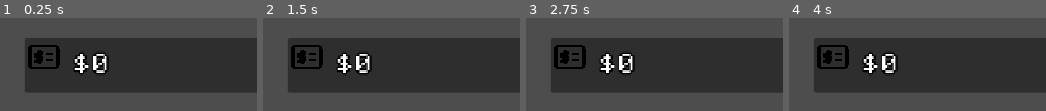
Above: before the commit, frames 1-4 (left to right).
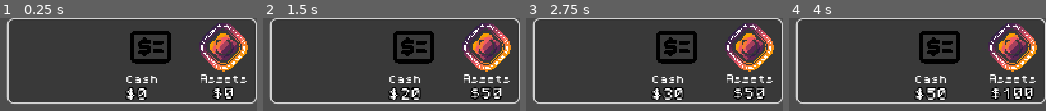
Above: after the commit, the same moments.

Repository: MissionToPsyche-Platinum/platinum_24d_game_psycheopoly-psb
Game: Godot game, scene res://ui/main_test.tscn
Same seed, same stepped clock (60 frames per second), same inputs: the game is played once before the commit and once after it. This scene is started directly instead of the project's main scene.
Inputs (mouse positions are in pixels of both pictures, inside the frame that each line leads up to):
- Up to frame 1 (0.25 s): no input
- Up to frame 2 (1.5 s): tap Enter at 0.5 s; move the mouse to (outside the picture) at 0.52 s; hold Right 0.53-1.28 s; tap C at 0.6, 1.35 s; click (outside the picture) at 0.67 s; tap Space at 0.77, 1.25 s; move the mouse to (outside the picture) at 1.27 s; hold A from 1.28 s (still down)
- Up to frame 3 (2.75 s): tap Space at 1.52 s; tap Enter at 2 s; move the mouse to (outside the picture) at 2.02 s; release A at 2.03 s; hold Right from 2.03 s (still down); tap C at 2.1 s
- Up to frame 4 (4 s): tap Space at 2.75, 3.02, 3.77 s; move the mouse to (outside the picture) at 2.77 s; tap C at 2.85, 3.6 s; click (outside the picture) at 2.92 s; tap Enter at 3.5 s; move the mouse to (outside the picture) at 3.52 s; release Right at 3.53 s; hold A from 3.53 s (still down)

The runs differ from the first frame. In frame 1, 22% of the frame differs, in the area x 2-100%, y 0-93%; in frame 2, 23%; in frame 3, 23%; in frame 4, 23%.

Commit message:
MoneyHUD with Assets
Fleshed out the MoneyHUD to add visible assets. Made the container a bit nicer visually. Also added some simple scripts to game state, and moneyHUD that will listen for signals and we can test functionality by pressing A or C to raise values of the assets and cash. Wanted to have that to make sure the UI functions as expected. But they can be changed to what we agree on.

Diff:
--- a/scripts/game_state.gd
+++ b/scripts/game_state.gd
@@ -1,14 +1,71 @@
 extends Node
+##
+## game_state.gd  (An autoload singleton)
+## ============================================================================
+##  PURPOSE (at least, for now):
+##    - Provide the signals and the functions that MoneyHUD expects.
+##    - Allow the HUD to connect and run without errors.
+##    - not define any real game logic yet.
+##
+##  General note for us
+##    Everything here is safe to change or replace later.
+##    Think of this file as a small bridge so the HUD can exist while the
+##    real GameState design is still in progress.
+## ============================================================================
 
-# ============================
-#   GAME STATE
-# ============================
 
-const DIFFICULTY_EASY := "Easy"
-const DIFFICULTY_NORMAL := "Normal"
-const DIFFICULTY_HARD := "Hard"
+# ------------------------------------------------------------------------------
+# The Signlas expected by MoneyHUD.gd
+# ------------------------------------------------------------------------------
+## Emitted when the active player changes (MoneyHUD should listen to this).
+signal current_player_changed(player)
 
-var difficulty: String = DIFFICULTY_NORMAL
+## Emitted when a player's money changes (MoneyHUD should listen to this).
+signal player_money_updated(player)
 
-func set_difficulty(new_difficulty: String) -> void:
-	difficulty = new_difficulty
+
+
+# ------------------------------------------------------------------------------
+# Placeholder Section
+# ------------------------------------------------------------------------------
+## These functions exist ONLY so other code in money HUD can compile and call them.
+## We can change their implementation or signatures to what we all agree on is best
+## as long as MoneyHUD still gets usable data via the signals above, things should
+## work as expected.
+
+
+func get_current_player():
+	## PLACEHOLDER:
+	##   - Currently returns null, because we don't have a real player model yet.
+	##   - When the real Player system is implemented, this should return the
+	##     current player object / dictionary/array.
+	return null
+
+
+func start_game() -> void:
+	## PLACEHOLDER:
+	##   - Call this from the main scene if we want a single place to
+	##     initialize GameState.
+	##   - Emits current_player_changed with whatever get_current_player()
+	##     returns (currently null).
+	emit_signal("current_player_changed", get_current_player())
+
+
+func next_player() -> void:
+	## PLACEHOLDER:
+	##   - for "end turn / advance player" logic.
+	##   - Right now it just re-emits current_player_changed with whatever
+	##     get_current_player() returns (null).
+	emit_signal("current_player_changed", get_current_player())
+
+
+func change_player_cash(player, delta: int) -> void:
+	## PLACEHOLDER:
+	##   - Intended to adjust a player's cash by `delta`.
+	##   - Currently does nothing to `player` and only emits a signal.
+	##
+	##   - When the real Player model is ready, this function is a good place
+	##     to:
+	##         • modify player.cash (or whatever field you use)
+	##         • then emit player_money_updated(player)
+	emit_signal("player_money_updated", player)
--- a/ui/MoneyHUD.tscn
+++ b/ui/MoneyHUD.tscn
@@ -1,52 +1,108 @@
-[gd_scene load_steps=2 format=3 uid="uid://u207psoy1isi"]
+[gd_scene load_steps=5 format=3 uid="uid://u207psoy1isi"]
 
+[ext_resource type="Script" uid="uid://pnxc7poxvgwo" path="res://ui/money_hud.gd" id="1_k0qt1"]
 [ext_resource type="Texture2D" uid="uid://c3v6tx1u1ba6y" path="res://ui/money-check-dollar-svgrepo-com.svg" id="1_o252t"]
+[ext_resource type="Texture2D" uid="uid://bdbtglxjaliah" path="res://assets/images/sprites/psyche_logo.png" id="2_6hkma"]
+
+[sub_resource type="StyleBoxFlat" id="StyleBoxFlat_k0qt1"]
+bg_color = Color(0.06666667, 0.06666667, 0.06666667, 0.33333334)
+border_width_left = 2
+border_width_top = 2
+border_width_right = 2
+border_width_bottom = 2
+border_color = Color(0.827451, 0.827451, 0.827451, 1)
+corner_radius_top_left = 8
+corner_radius_top_right = 8
+corner_radius_bottom_right = 8
+corner_radius_bottom_left = 8
 
 [node name="HUDRoot" type="Control"]
 layout_mode = 3
 anchors_preset = 15
 anchor_right = 1.0
 anchor_bottom = 1.0
-offset_left = 27.0
-offset_top = 2.0
-offset_right = 27.0
-offset_bottom = 2.0
 grow_horizontal = 2
 grow_vertical = 2
+script = ExtResource("1_k0qt1")
 
 [node name="Panel" type="Panel" parent="."]
 layout_mode = 1
-anchors_preset = -1
+anchors_preset = 1
 anchor_left = 1.0
 anchor_right = 1.0
-offset_left = -324.0
-offset_top = 24.0
-offset_right = -24.0
-offset_bottom = 94.0
+offset_left = -320.0
+offset_bottom = 110.0
 grow_horizontal = 0
+theme_override_styles/panel = SubResource("StyleBoxFlat_k0qt1")
 
-[node name="HBoxContainer" type="HBoxContainer" parent="Panel"]
+[node name="ContentMargin" type="MarginContainer" parent="Panel"]
 layout_mode = 1
 anchors_preset = 15
 anchor_right = 1.0
 anchor_bottom = 1.0
+offset_top = -12.5
+offset_bottom = 12.5
 grow_horizontal = 2
 grow_vertical = 2
-theme_override_constants/separation = 12
+theme_override_constants/margin_left = 12
+theme_override_constants/margin_top = 8
+theme_override_constants/margin_right = 12
+theme_override_constants/margin_bottom = 8
 
-[node name="Icon" type="TextureRect" parent="Panel/HBoxContainer"]
-custom_minimum_size = Vector2(48, 48)
+[node name="HBoxContainer" type="HBoxContainer" parent="Panel/ContentMargin"]
 layout_mode = 2
+theme_override_constants/separation = 30
+alignment = 2
+
+[node name="MoneyBox" type="VBoxContainer" parent="Panel/ContentMargin/HBoxContainer"]
+layout_mode = 2
+size_flags_horizontal = 4
+size_flags_vertical = 4
+alignment = 1
+
+[node name="Icon" type="TextureRect" parent="Panel/ContentMargin/HBoxContainer/MoneyBox"]
+custom_minimum_size = Vector2(64, 64)
+layout_mode = 2
+size_flags_vertical = 4
 texture = ExtResource("1_o252t")
 expand_mode = 5
 stretch_mode = 4
 
-[node name="MoneyLabel" type="Label" parent="Panel/HBoxContainer"]
+[node name="MoneyTitleLabel" type="Label" parent="Panel/ContentMargin/HBoxContainer/MoneyBox"]
+layout_mode = 2
+theme_override_font_sizes/font_size = 12
+text = "Cash"
+
+[node name="MoneyLabel" type="Label" parent="Panel/ContentMargin/HBoxContainer/MoneyBox"]
 layout_mode = 2
 size_flags_horizontal = 3
 size_flags_vertical = 1
 theme_override_constants/line_spacing = 3
 theme_override_constants/outline_size = 7
-theme_override_font_sizes/font_size = 28
+theme_override_font_sizes/font_size = 16
 text = "$0"
 vertical_alignment = 1
+
+[node name="AssetBox" type="VBoxContainer" parent="Panel/ContentMargin/HBoxContainer"]
+layout_mode = 2
+size_flags_horizontal = 4
+size_flags_vertical = 4
+
+[node name="AssetIcon" type="TextureRect" parent="Panel/ContentMargin/HBoxContainer/AssetBox"]
+custom_minimum_size = Vector2(48, 48)
+layout_mode = 2
+size_flags_vertical = 4
+texture = ExtResource("2_6hkma")
+expand_mode = 5
+
+[node name="AssetTitleLabel" type="Label" parent="Panel/ContentMargin/HBoxContainer/AssetBox"]
+layout_mode = 2
+theme_override_font_sizes/font_size = 12
+text = "Assets"
+
+[node name="AssetLabel" type="Label" parent="Panel/ContentMargin/HBoxContainer/AssetBox"]
+layout_mode = 2
+theme_override_constants/outline_size = 7
+theme_override_font_sizes/font_size = 16
+text = "0"
+horizontal_alignment = 1
--- /dev/null
+++ b/ui/money_hud.gd
@@ -0,0 +1,170 @@
+extends Control
+## MoneyHUD.gd
+## -----------------------------------------------------------------------------
+## 	 Money HUD is responsible for Displaying the labels, icons
+## 	 and listening to the GameState signals to update values in real time
+##
+##
+## How it flows :
+##   - I made GameState is an autoload singleton (Project Settings → Autoload).
+##   - GameState should at least define:
+##         signal current_player_changed(player)
+##         signal player_money_updated(player)
+##   - This HUD connects to those signals in the _ready() function.
+##
+##  Placeholder notes.
+##   - update_from_player() assumes the player object has cash and
+##     assets_value fields (or getters). If we decide to use different names,
+##     we have to change them inside that function.
+##   - The debug input handler (_unhandled_input) is just for quick testing
+##    on the HUD and can be removed later
+## -----------------------------------------------------------------------------
+
+
+@onready var money_label: Label = $Panel/ContentMargin/HBoxContainer/MoneyBox/MoneyLabel
+@onready var asset_label: Label = $Panel/ContentMargin/HBoxContainer/AssetBox/AssetLabel
+
+@onready var money_title_label: Label = $Panel/ContentMargin/HBoxContainer/MoneyBox/MoneyTitleLabel
+@onready var asset_title_label: Label = $Panel/ContentMargin/HBoxContainer/AssetBox/AssetTitleLabel
+
+
+func _ready() -> void:
+	## Called when the HUD is added to the scene tree.
+	## Here we:
+	##    initialize default text
+	##    connect to the global GameState autoload so the HUD updates
+	##    automatically when the current player changes or their money or assets change.
+
+	# Initial text for the HUD
+	money_title_label.text = "Cash"
+	asset_title_label.text = "Assets"
+	money_label.text = "$0"
+	asset_label.text = "$0"
+
+	# This prevents talking to GameState while editing someting in the scene view
+	if Engine.is_editor_hint():
+		return
+
+	# ------------------------------------------------------------------------
+	# Connecting to the GameState signals here
+	# ------------------------------------------------------------------------
+
+	# General note for us as a reminder
+	#   - If these signal names change, update them here.
+	#   - If GameState stops being an autoload, this section will need to be
+	#     adjusted to use get_node() instead, I think. Just FYI
+	#
+	if GameState:
+		if GameState.has_signal("current_player_changed"):
+			GameState.current_player_changed.connect(_on_current_player_changed)
+		else:
+			push_warning("GameState has no 'current_player_changed' signal. " +
+						 "HUD will not auto-update on turn changes.")
+
+		if GameState.has_signal("player_money_updated"):
+			GameState.player_money_updated.connect(_on_player_money_updated)
+		else:
+			push_warning("GameState has no 'player_money_updated' signal. " +
+						 "HUD will not auto-update on money changes.")
+	else:
+		push_warning("GameState autoload not found. " +
+					 "HUD will only update if set_cash/set_assets are called manually.")
+
+
+# ---------------------------------------------------------------------------
+#  other scripts should be able  call these directly if we want
+# ---------------------------------------------------------------------------
+
+func set_cash(amount: int) -> void:
+	## Updates the displayed cash to user
+	## GameState calls this when the active player's cash changes.
+	money_label.text = "$" + str(amount)
+
+
+func set_assets(amount: int) -> void:
+	## Updates the displayed assets (total wealth including properties).
+	## GameState calls this when the active player's asset value changes.
+	asset_label.text = "$" + str(amount)
+
+
+func update_from_player(player: Object) -> void:
+	## Method for convenience: update HUD from a "player" object or dictionary.
+	##
+	## PLACEHOLDER ASSUMPTIONS I AM HAVING ABOUT THE PLAYER
+	##   - player.cash          : int value
+	##   - player.assets_value  : int (cash + property values, etc.) value
+	##
+	## If our Player uses different names, change only the field access modifier here
+	## (so for example `player.money` instead of `player.cash`).
+	##
+	if player == null:
+		return
+
+	var cash := 0
+	var assets := 0
+
+	# Dictionary-style player data
+	if typeof(player) == TYPE_DICTIONARY:
+		if "cash" in player:
+			cash = int(player["cash"])
+		if "assets_value" in player:
+			assets = int(player["assets_value"])
+	else:
+		# Node/Resource-style player data
+		if "cash" in player:
+			cash = int(player.cash)
+		elif player.has_method("get_cash"):
+			cash = int(player.get_cash())
+
+		if "assets_value" in player:
+			assets = int(player.assets_value)
+		elif player.has_method("get_assets_value"):
+			assets = int(player.get_assets_value())
+
+	set_cash(cash)
+	set_assets(assets)
+
+
+# ---------------------------------------------------------------------------
+# Signal Handling – called when GameState emits updates
+# ---------------------------------------------------------------------------
+
+func _on_current_player_changed(player: Object) -> void:
+	## Called when GameState emits "current_player_changed".
+	## We simply forward the player to update_from_player.
+	##
+	## Expected emit (in GameState.gd):
+	##     emit_signal("current_player_changed", current_player)
+	update_from_player(player)
+
+
+func _on_player_money_updated(player: Object) -> void:
+	## Called when GameState emits "player_money_updated".
+	update_from_player(player)
+
+
+# ---------------------------------------------------------------------------
+# Quick keyboard test – can be removed once GameState integration is functional
+# Just made this to visually see updates to the values in the HUD
+# without the need to have the GameState, Player, etc created.
+# ---------------------------------------------------------------------------
+
+var _debug_cash := 0        # placeholder  value
+var _debug_assets := 0      # placeholder  value
+
+func _unhandled_input(event: InputEvent) -> void:
+	## Lets us test the HUD in-game without involving GameState.
+	##  - Press "C" to add +10 cash
+	##  - Press "A" to add +50 assets
+	##
+	## We are good to delete this once
+	##  - GameState is fully wired to the HUD, and
+	##  - We no longer need quick testing.
+	if event is InputEventKey and event.pressed:
+		match event.keycode:
+			KEY_C:
+				_debug_cash += 10
+				set_cash(_debug_cash)
+			KEY_A:
+				_debug_assets += 50
+				set_assets(_debug_assets)
Not shown, added: ui/money_hud.gd.uid
